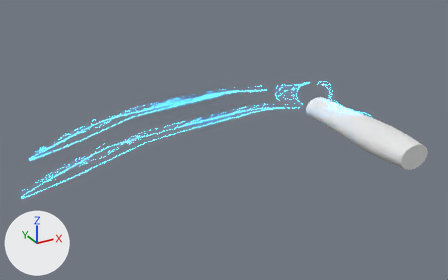
The Blender file Assets/VirtualWearable/Models/VirtualWearableIe.blend as it was, and as the next commit left it.
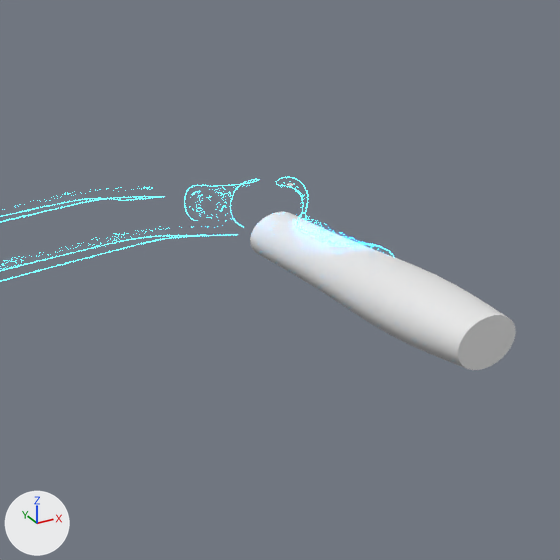
Old and new are each drawn whole from a 50 mm camera at (-69.7, -89.6, 42.0) aimed at (-24.4, -7.3, 0.9) and again close up on the part from 43% to 100% of the width and 0% to 92% of the height. Arrows for +X, +Y and +Z are at lower left; the lights stay in place.

The scene before the commit, as lines of its bpy script (objects in view):
```python
me_beziercurve_004 = bpy.data.meshes.new('BezierCurve.004')
me_beziercurve_004.from_pydata(...)  # 121 vertices, 60 faces; spans x -57.4..-3.2, y -6.8..6.4, z -0.7..1.9
me_beziercurve_004.materials.append(mat_cyberspacemat2)
me_beziercurve_010 = bpy.data.meshes.new('BezierCurve.010')
me_beziercurve_010.from_pydata(...)  # 132 vertices, 64 faces; spans x -54.1..-5.2, y 1.4..13.3, z 1.2..3.4
me_beziercurve_010.materials.append(mat_cyberspacemat2)
me_cylinder_003 = bpy.data.meshes.new('Cylinder.003')
me_cylinder_003.from_pydata(...)  # 128 vertices, 98 faces; spans x -3.8..3.8, y -25.8..-0.1, z -3.1..2.7
ob_arm = bpy.data.objects.new('Arm', me_cylinder_003)
ob_arm.location = (0.0, 0.0, 0.0)
_m = ob_arm.modifiers.new('Subdivision', 'SUBSURF')
ob_firsthandwingui = bpy.data.objects.new('FirstHandWingUI', me_beziercurve_004)
ob_firsthandwingui.location = (-0.04, -0.45, 0.0)
ob_firsthandwingui.visible_shadow = False
_m = ob_firsthandwingui.modifiers.new('Solidify', 'SOLIDIFY')
_m.thickness = 0.08
_m.nonmanifold_thickness_mode = 'FIXED'
_m.nonmanifold_merge_threshold = 0.0003
ob_secondhandwingui = bpy.data.objects.new('SecondHandWingUI', me_beziercurve_010)
ob_secondhandwingui.location = (0.0, 0.0, 0.0)
ob_secondhandwingui.visible_shadow = False
_m = ob_secondhandwingui.modifiers.new('Solidify', 'SOLIDIFY')
_m.thickness = 0.08
_m.nonmanifold_thickness_mode = 'FIXED'
_m.nonmanifold_merge_threshold = 0.0003
# also in view: 'ArmUI' at (1.1, -6.1, -0.1); 'PalmUI' at (-1.5, 4.6, 1.9)
```
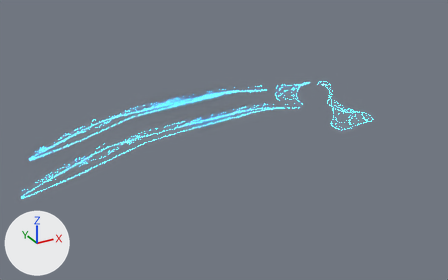
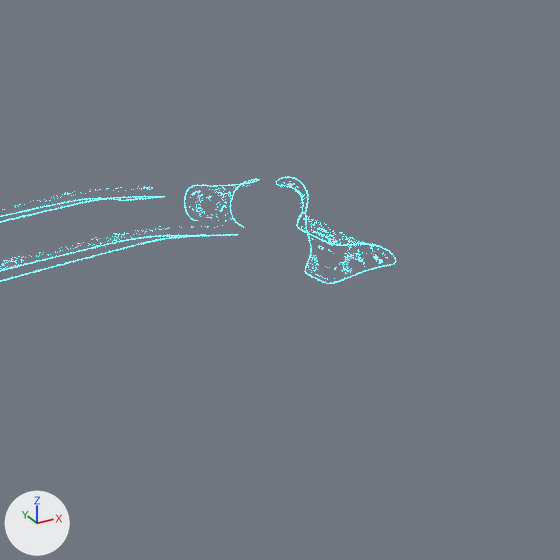
Where the change shows, as pixel boxes (x1, y1, x2, y2) in the close-ups (560 x 560 px):
'Arm', hidden
    before: (250, 212, 516, 370)
'ArmUI', unchanged, uncovered by the edit
    before: (300, 216, 385, 254)
    after: (300, 216, 388, 280)

Diff of the bpy script that builds the scene:
```diff
--- a/Assets/VirtualWearable/Models/VirtualWearableIe.blend.py
+++ b/Assets/VirtualWearable/Models/VirtualWearableIe.blend.py
@@ ob_arm @@
 _m = ob_arm.modifiers.new('Subdivision', 'SUBSURF')
+ob_arm.hide_set(True)
```
